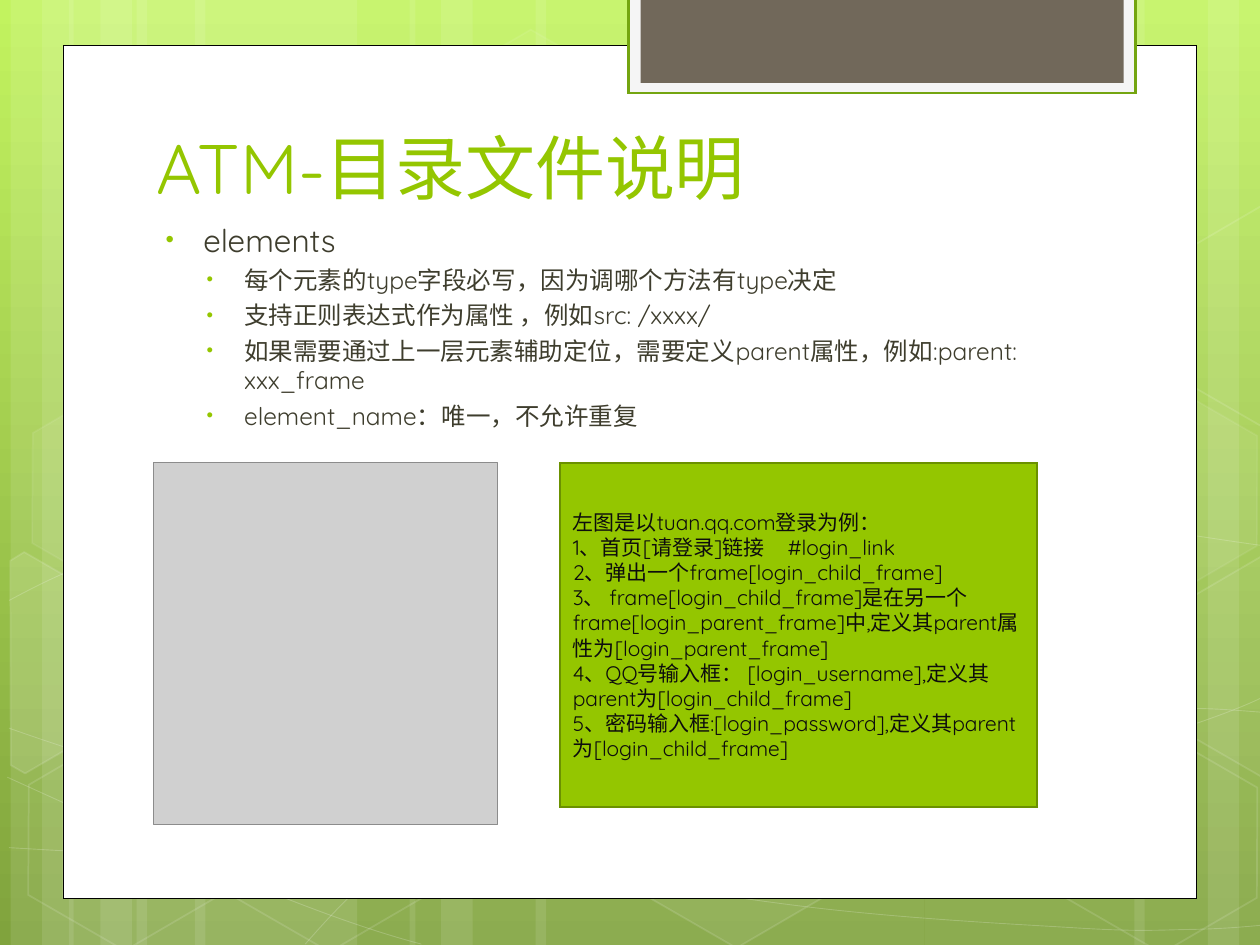
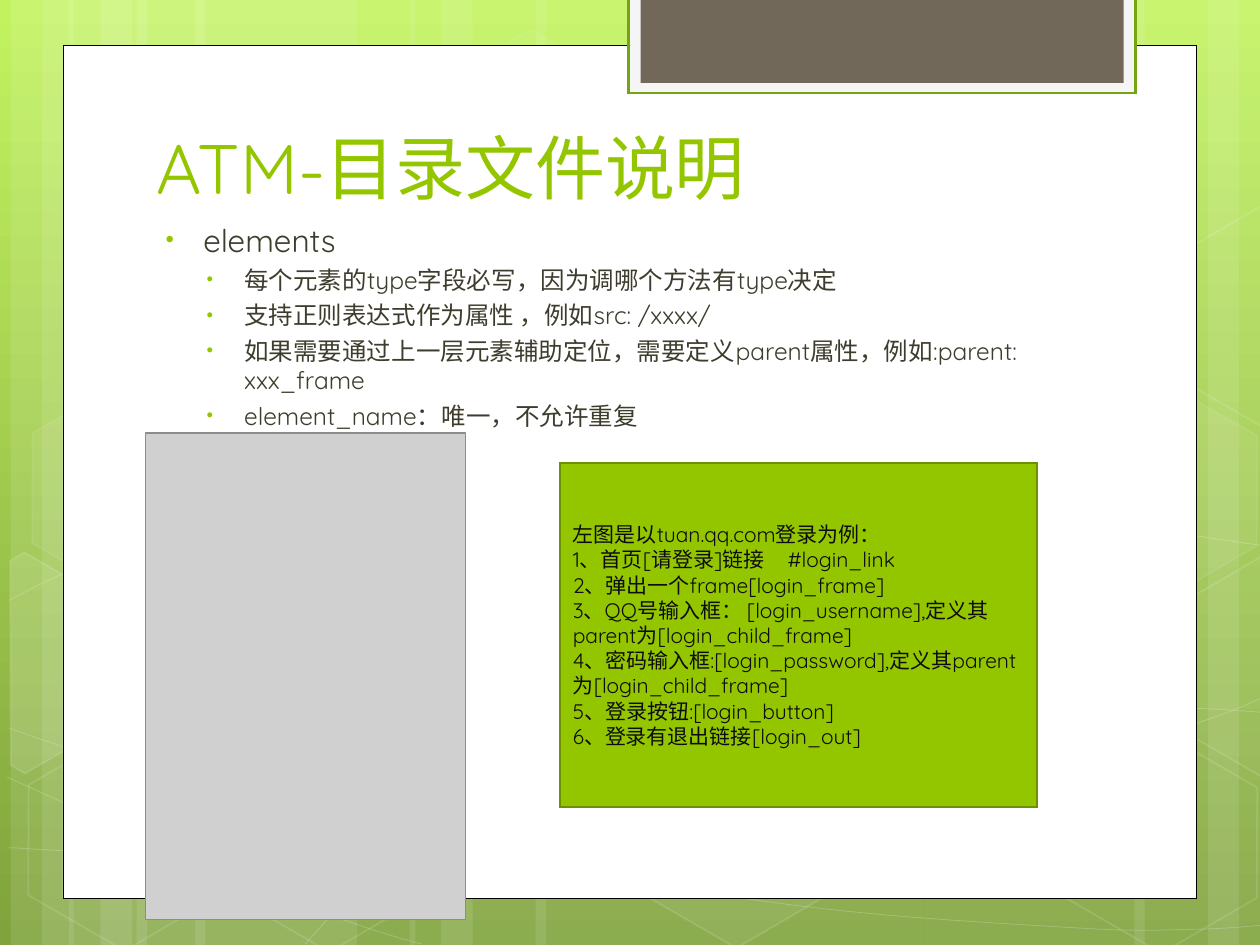
Before and after one commit to Shartul/framework-watir-webdriver, a slide deck: slide 8 of AutoTest/doc/ATM.ppt. Drawn at 1260x945 pixels with LibreOffice and Linux fonts; fonts in the diff are those of the drawing; grey boxes stand for pictures. Boxes give left, top, right and bottom in pixels: in the first picture for what was removed or moved away, otherwise in the second. Text is boxed around its words. In the diff, an @@ line names an element or a change of style, - is before the commit and + after.

```diff
--- a/AutoTest/doc/ATM.ppt
+++ b/AutoTest/doc/ATM.ppt
@@ picture: place and size @@
-picture at bbox=[154, 462, 498, 824]
+picture at bbox=[145, 433, 465, 920]
@@ outline redrawn in 3 elements at bbox=[8, 777, 422, 944], bbox=[305, 707, 1260, 944], bbox=[0, 549, 169, 802] @@
@@ text in rectangle at bbox=[573, 575, 1016, 748]: text changed @@
-2、弹出一个frame[login_child_frame]
-3、 frame[login_child_frame]是在另一个frame[login_parent_frame]中,定义其parent属性为[login_parent_frame]
-4、QQ号输入框： [login_username],定义其parent为[login_child_frame]
-5、密码输入框:[login_password],定义其parent为[login_child_frame]
+2、弹出一个frame[login_frame]
+3、QQ号输入框： [login_username],定义其parent为[login_child_frame]
+4、密码输入框:[login_password],定义其parent为[login_child_frame]
+5、登录按钮:[login_button]
+6、登录有退出链接[login_out]
```
Also in this commit, not shown: 18 other slides changed.
